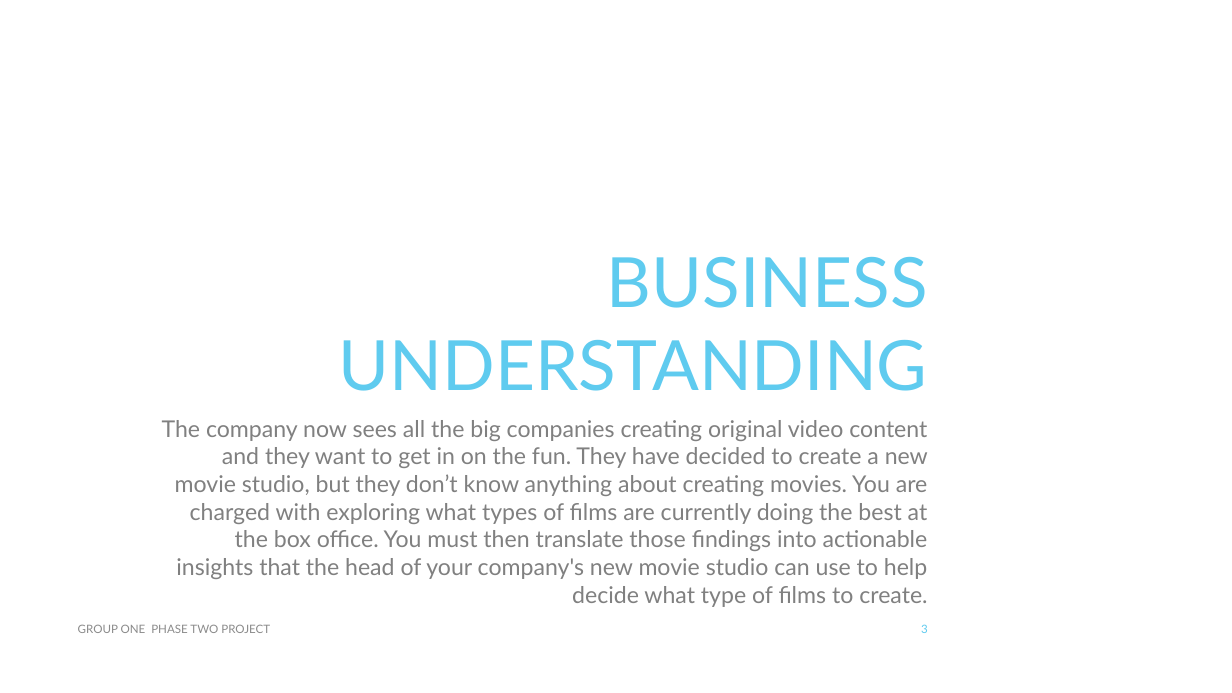
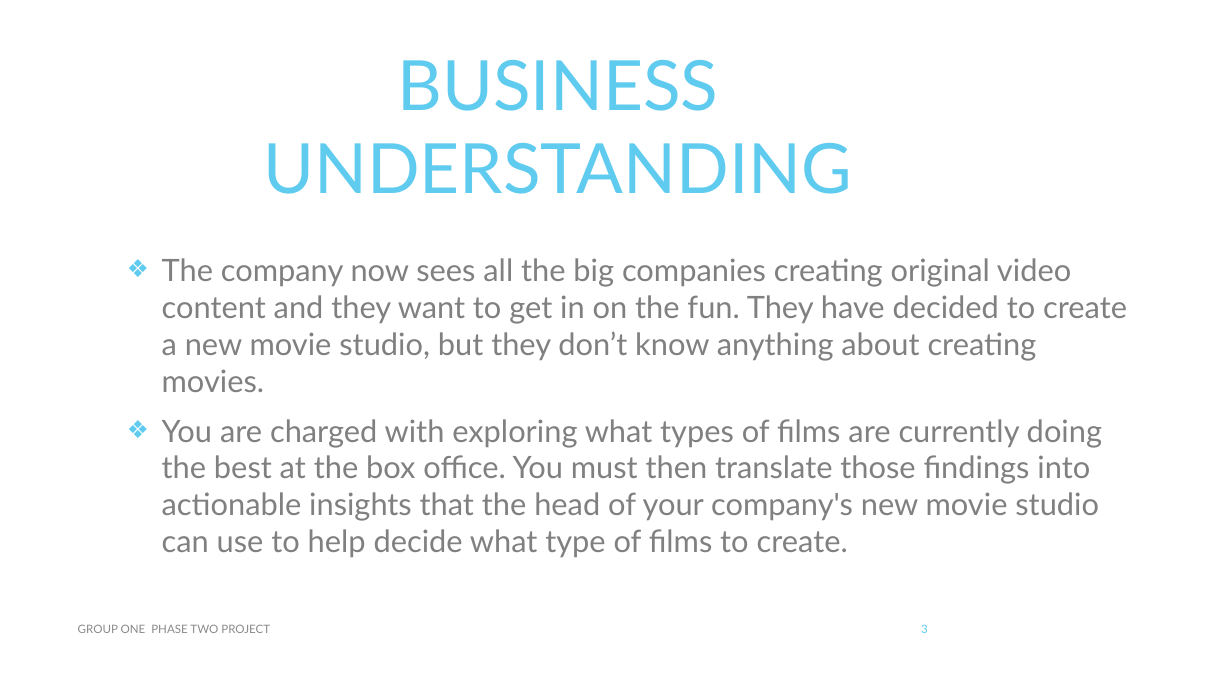
Before and after one commit to Sego-Mich/group_one_phase_two_project, a slide deck: slide 3 of PHASE TWO NON _TECH.pptx. Drawn at 1232x693 pixels with LibreOffice and Linux fonts; fonts in the diff are those of the drawing. Boxes give left, top, right and bottom in pixels: in the first picture for what was removed or moved away, otherwise in the second. Text is boxed around its words. In the diff, an @@ line names an element or a change of style, - is before the commit and + after.

```diff
--- a/PHASE TWO NON _TECH.pptx
+++ b/PHASE TWO NON _TECH.pptx
@@ title "BUSINESS UNDERSTANDING": place and size @@
-title "BUSINESS UNDERSTANDING" at box(339, 257, 928, 391)
+title "BUSINESS UNDERSTANDING" at box(263, 60, 852, 194)
@@ title "BUSINESS UNDERSTANDING" at box(263, 60, 852, 194): alignment right to centre @@
@@ subtitle at box(162, 258, 1127, 557): text changed; size 18 to 24 pt @@
-The company now sees all the big companies creating original video content and they want to get in on the fun. They have decided to create a new movie studio, but they don’t know anything about creating movies. You are charged with exploring what types of films are currently doing the best at the box office. You must then translate those findings into actionable insights that the head of your company's new movie studio can use to help decide what type of films to create.
+❖ The company now sees all the big companies creating original video content and they want to get in on the fun. They have decided to create a new movie studio, but they don’t know anything about creating movies.
+❖ You are charged with exploring what types of films are currently doing the best at the box office. You must then translate those findings into actionable insights that the head of your company's new movie studio can use to help decide what type of films to create.
```
Also in this commit, not shown: 22 other slides changed, 7 slides added, 4 slides removed, 1 other file.
